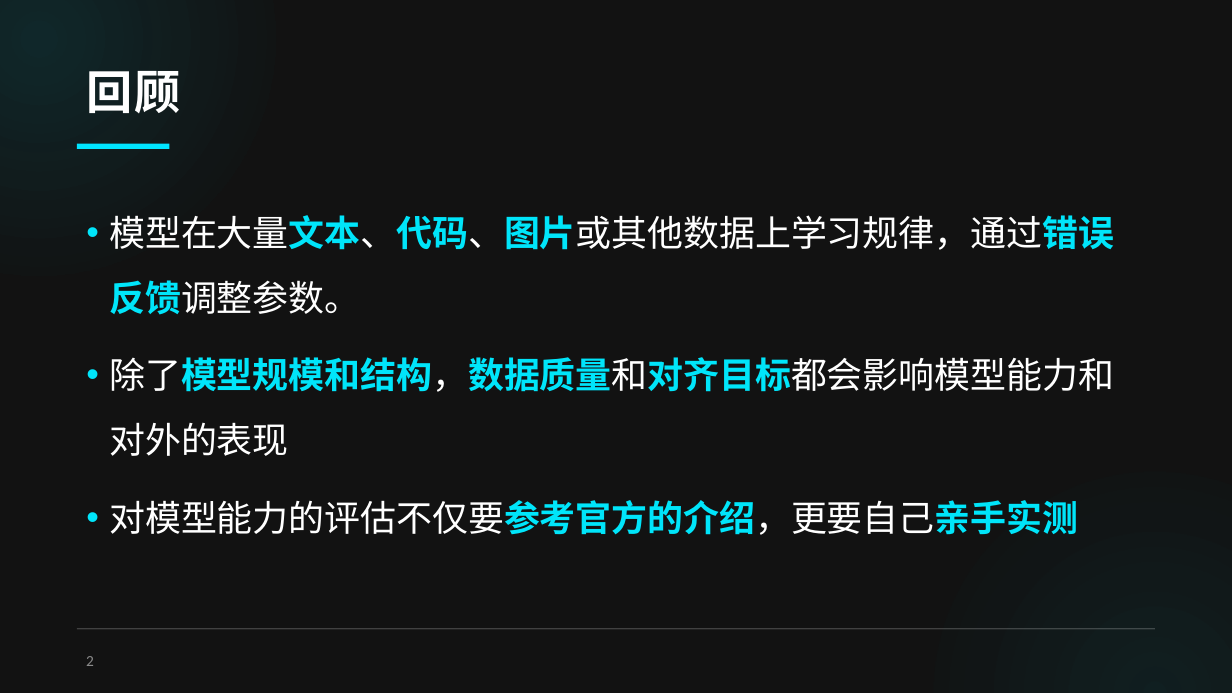
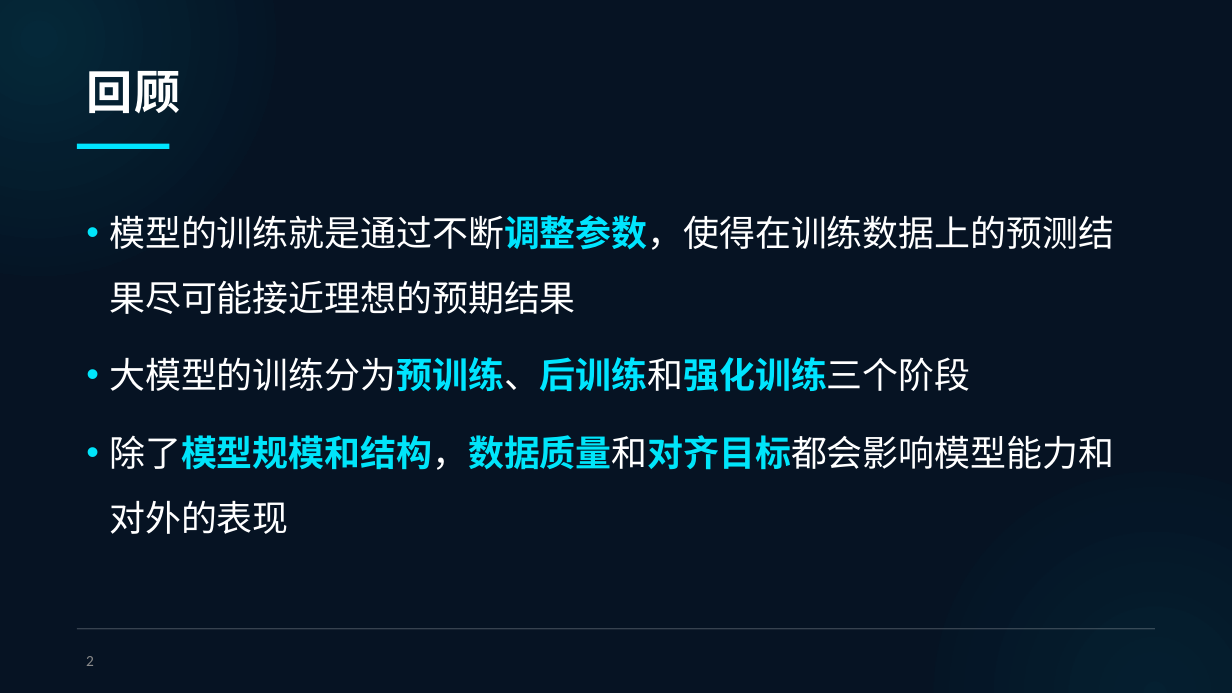
Before and after one commit to TramsWang/Intro2AITechs, a slide deck: slide 2 of 1-基础通识部分/8课时/第6课.pptx. Drawn at 1232x693 pixels with LibreOffice and Linux fonts; fonts in the diff are those of the drawing; background and template pictures are left out. Boxes give left, top, right and bottom in pixels: in the first picture for what was removed or moved away, otherwise in the second. Text is boxed around its words. In the diff, an @@ line names an element or a change of style, - is before the commit and + after.

```diff
--- a/1-基础通识部分/8课时/第6课.pptx
+++ b/1-基础通识部分/8课时/第6课.pptx
@@ background #121212 to #061323 @@
@@ text at (109, 215, 1114, 392): text changed @@
-• 模型在大量文本、代码、图片或其他数据上学习规律，通过错误反馈调整参数。
+• 模型的训练就是通过不断调整参数，使得在训练数据上的预测结果尽可能接近理想的预期结果
+• 大模型的训练分为预训练、后训练和强化训练三个阶段
@@ text at (109, 500, 1078, 535): paragraph removed @@
-• 对模型能力的评估不仅要参考官方的介绍，更要自己亲手实测
```
Also in this commit, not shown: 17 other slides changed, 2 slides added, 27 other files.
